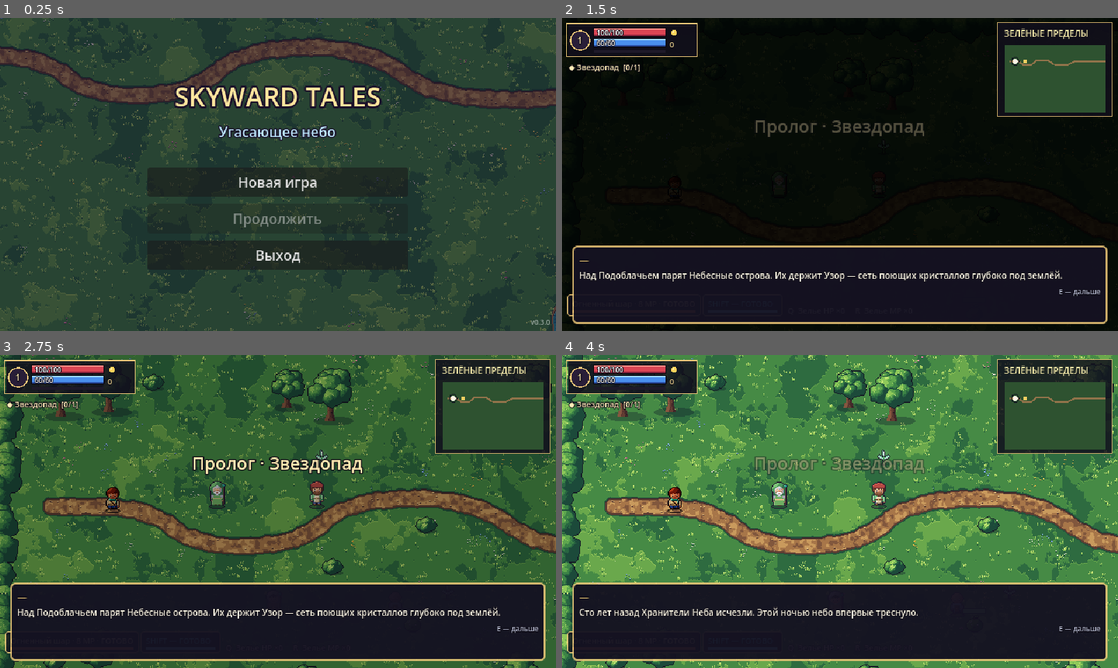
Above: before the commit, frames 1-4 (two rows, left to right).
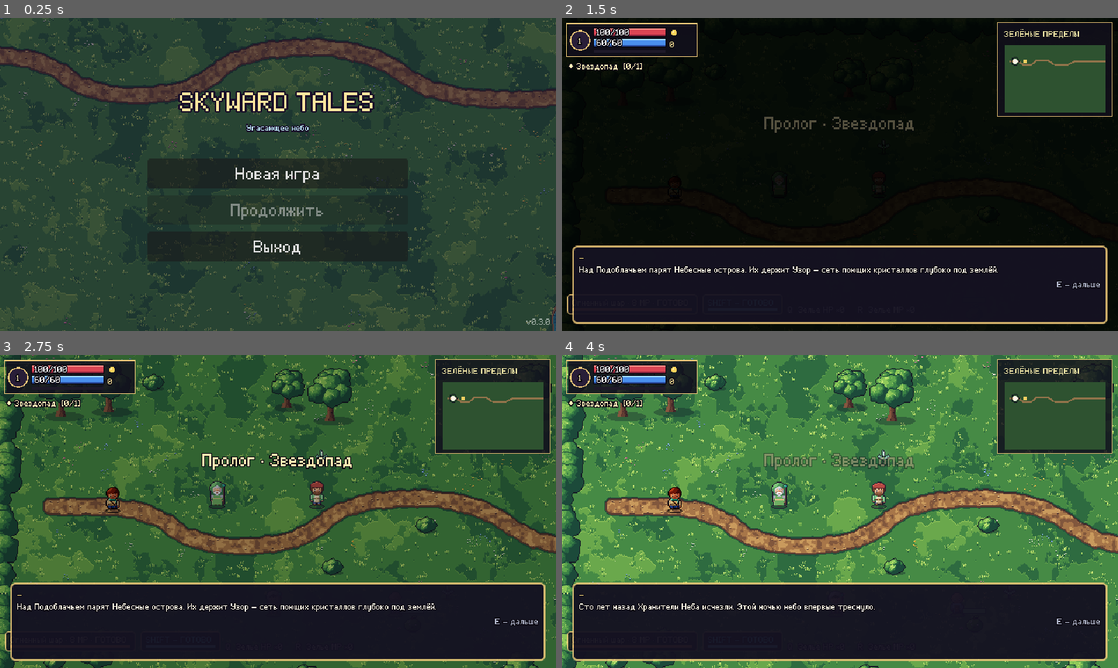
Above: after the commit, the same moments.

Repository: DoctorStrangeSH/Skyward-Tales
Game: Godot game, scene res://scenes/title_menu.tscn
The game is run twice, just before and just after one commit, with the same random seed, the same clock (stepped at 60 frames per second) and the same inputs.
Inputs (mouse positions are in pixels of both pictures, inside the frame that each line leads up to):
- Up to frame 1 (0.25 s): no input
- Up to frame 2 (1.5 s): click "Новая игра" at 0.5 s; click "Начать приключение" at 1.25 s
- Up to frame 3 (2.75 s): tap Enter at 2 s; move the mouse to (400, 495) at 2.02 s; press the mouse at (400, 495) at 2.03 s; hold D (move_right) from 2.03 s (still down)
- Up to frame 4 (4 s): move the mouse to (728, 527) at 2.77 s; release D (move_right) at 2.78 s; release the mouse at (728, 527) at 2.78 s; hold S (move_down) 2.78-3.53 s; tap E (interact) at 2.85 s; move the mouse to (895, 442) at 3.52 s; hold D (move_right) from 3.53 s (still down); tap M at 3.6 s

The runs differ from the first frame. In frame 1, 7.2% of the frame differs, in the area x 26-99%, y 21-98%; in frame 2, 2.8%; in frame 3, 3.4%; in frame 4, 2.9%.

Commit message:
feat: own pixel font "Skyward Pixel" for the whole UI
- tools/art/font.py builds a Latin + Cyrillic TrueType pixel font
  (176 glyphs, 9-pixel grid) into assets/fonts/skyward_pixel.ttf
- Project theme uses it; antialiasing, hinting and subpixel off
- UiFont.px() snaps every font size to 9/18/27 so pixels stay crisp;
  UiFont.font() for custom draw code
- Larger title menu buttons

Co-Authored-By: Claude Opus 5.5 <noreply@anthropic.com>
Claude-Session: https://claude.ai/code/session_01MWkFZACZUurbmFYoYvVtgm

Diff:
--- /dev/null
+++ b/assets/ui_theme.tres
@@ -0,0 +1,7 @@
+[gd_resource type="Theme" load_steps=2 format=3]
+
+[ext_resource type="FontFile" path="res://assets/fonts/skyward_pixel.ttf" id="1_font"]
+
+[resource]
+default_font = ExtResource("1_font")
+default_font_size = 9
--- a/project.godot
+++ b/project.godot
@@ -13,6 +13,10 @@
 window/size/window_width_override=1280
 window/size/window_height_override=720
 window/stretch/mode="viewport"
+
+[gui]
+
+theme/custom="res://assets/ui_theme.tres"
 
 [input]
 move_left={
--- a/scripts/bestiary_panel.gd
+++ b/scripts/bestiary_panel.gd
@@ -41,7 +41,7 @@
 func _label(value: String, font_size: int, color: Color) -> Label:
 	var result := Label.new()
 	result.text = value
-	result.add_theme_font_size_override("font_size", font_size)
+	result.add_theme_font_size_override("font_size", UiFont.px(font_size))
 	result.add_theme_color_override("font_color", color)
 	result.mouse_filter = Control.MOUSE_FILTER_IGNORE
 	return result
--- a/scripts/defeat_panel.gd
+++ b/scripts/defeat_panel.gd
@@ -41,7 +41,7 @@
 func _label(value: String, font_size: int, color: Color) -> Label:
 	var label := Label.new()
 	label.text = value
-	label.add_theme_font_size_override("font_size", font_size)
+	label.add_theme_font_size_override("font_size", UiFont.px(font_size))
 	label.add_theme_color_override("font_color", color)
 	label.mouse_filter = Control.MOUSE_FILTER_IGNORE
 	return label
--- a/scripts/enemy_combat_feedback.gd
+++ b/scripts/enemy_combat_feedback.gd
@@ -81,10 +81,10 @@
 		draw_line(telegraph_direction * 8.0, tip, Color(1.0, 0.25, 0.2, pulse), 4.0)
 		draw_colored_polygon(PackedVector2Array([tip + telegraph_direction * 6.0, tip + side * 5.0, tip - side * 5.0]), Color(1.0, 0.3, 0.2, pulse + 0.2))
 	if not elite_name.is_empty():
-		var font := ThemeDB.fallback_font
-		var width := font.get_string_size(elite_name, HORIZONTAL_ALIGNMENT_LEFT, -1, 8).x
-		draw_string_outline(font, Vector2(-width / 2.0, bar_y - 3), elite_name, HORIZONTAL_ALIGNMENT_LEFT, -1, 8, 3, Color(0.05, 0.04, 0.08))
-		draw_string(font, Vector2(-width / 2.0, bar_y - 3), elite_name, HORIZONTAL_ALIGNMENT_LEFT, -1, 8, elite_color)
+		var font := UiFont.font()
+		var width := font.get_string_size(elite_name, HORIZONTAL_ALIGNMENT_LEFT, -1, UiFont.px(8)).x
+		draw_string_outline(font, Vector2(-width / 2.0, bar_y - 3), elite_name, HORIZONTAL_ALIGNMENT_LEFT, -1, UiFont.px(8), 3, Color(0.05, 0.04, 0.08))
+		draw_string(font, Vector2(-width / 2.0, bar_y - 3), elite_name, HORIZONTAL_ALIGNMENT_LEFT, -1, UiFont.px(8), elite_color)
 	var width: float = 34.0 if elite else 25.0
 	var left: float = -width / 2.0
 	draw_rect(Rect2(left - 1, bar_y - 1, width + 2, 7), Color(0.06, 0.08, 0.12))
@@ -96,9 +96,9 @@
 	if chilled:
 		draw_arc(Vector2.ZERO, 11.0, 0.0, TAU, 20, Color(0.42, 0.85, 1.0, 0.9), 2.0)
 	if reaction_time > 0.0:
-		draw_string(ThemeDB.fallback_font, Vector2(-22, bar_y - 15.0 - (0.8 - reaction_time) * 15.0), reaction_name, HORIZONTAL_ALIGNMENT_LEFT, -1, 10, Color(0.92, 0.98, 1.0, reaction_time / 0.8))
+		draw_string(UiFont.font(), Vector2(-22, bar_y - 15.0 - (0.8 - reaction_time) * 15.0), reaction_name, HORIZONTAL_ALIGNMENT_LEFT, -1, UiFont.px(10), Color(0.92, 0.98, 1.0, reaction_time / 0.8))
 	if warning:
 		draw_arc(Vector2(0, -1), 13.0 if elite else 10.0, 0.0, TAU, 18, Color(1.0, 0.28, 0.21, 0.9), 2.0)
 	if damage_timer > 0.0:
 		var drift: float = (0.72 - damage_timer) * 20.0
-		draw_string(ThemeDB.fallback_font, Vector2(-6, bar_y - 6.0 - drift), str(damage_amount), HORIZONTAL_ALIGNMENT_LEFT, -1, 12, Color(1.0, 0.92, 0.73, damage_timer / 0.72))
+		draw_string(UiFont.font(), Vector2(-6, bar_y - 6.0 - drift), str(damage_amount), HORIZONTAL_ALIGNMENT_LEFT, -1, UiFont.px(12), Color(1.0, 0.92, 0.73, damage_timer / 0.72))
--- a/scripts/equipment_comparison_panel.gd
+++ b/scripts/equipment_comparison_panel.gd
@@ -37,7 +37,7 @@
 func _label(value: String, font_size: int, color: Color) -> Label:
 	var result := Label.new()
 	result.text = value
-	result.add_theme_font_size_override("font_size", font_size)
+	result.add_theme_font_size_override("font_size", UiFont.px(font_size))
 	result.add_theme_color_override("font_color", color)
 	result.mouse_filter = Control.MOUSE_FILTER_IGNORE
 	return result
--- a/scripts/hero_creation_panel.gd
+++ b/scripts/hero_creation_panel.gd
@@ -28,7 +28,7 @@
 	var title := Label.new()
 	title.text = "Кто отправится в путь?"
 	title.horizontal_alignment = HORIZONTAL_ALIGNMENT_CENTER
-	title.add_theme_font_size_override("font_size", 14)
+	title.add_theme_font_size_override("font_size", UiFont.px(14))
 	title.add_theme_color_override("font_color", Color(1.0, 0.88, 0.6))
 	box.add_child(title)
 	preview = TextureRect.new()
--- a/scripts/hud.gd
+++ b/scripts/hud.gd
@@ -531,7 +531,7 @@
 func show_title_card(text: String, duration: float = 3.0) -> void:
 	var card := Label.new()
 	card.text = text
-	card.add_theme_font_size_override("font_size", 20)
+	card.add_theme_font_size_override("font_size", UiFont.px(20))
 	card.add_theme_color_override("font_color", Color(1.0, 0.92, 0.7))
 	card.add_theme_color_override("font_outline_color", Color(0.05, 0.04, 0.08))
 	card.add_theme_constant_override("outline_size", 5)
@@ -591,7 +591,7 @@
 		button.text = "▸ " + choice_label
 		button.alignment = HORIZONTAL_ALIGNMENT_LEFT
 		button.custom_minimum_size = Vector2(0, 15)
-		button.add_theme_font_size_override("font_size", 9)
+		button.add_theme_font_size_override("font_size", UiFont.px(9))
 		_style_choice(button)
 		button.pressed.connect(_on_dialogue_choice_pressed.bind(choice_id))
 		dialogue_choices_container.add_child(button)
@@ -651,7 +651,7 @@
 func _make_label(text_value: String, font_size: int, color: Color) -> Label:
 	var label := Label.new()
 	label.text = text_value
-	label.add_theme_font_size_override("font_size", font_size)
+	label.add_theme_font_size_override("font_size", UiFont.px(font_size))
 	label.add_theme_color_override("font_color", color)
 	label.add_theme_color_override("font_outline_color", Color(0.05, 0.04, 0.08))
 	label.add_theme_constant_override("outline_size", 3)
--- a/scripts/hud_vitals.gd
+++ b/scripts/hud_vitals.gd
@@ -37,7 +37,7 @@
 	queue_redraw()
 
 func _draw() -> void:
-	var font := ThemeDB.fallback_font
+	var font := UiFont.font()
 	# Frame with a pixel bevel.
 	draw_rect(Rect2(1, 1, 148, 38), FRAME)
 	draw_rect(Rect2(0, 1, 150, 38), BORDER, false, 1.0)
@@ -46,9 +46,9 @@
 	draw_circle(Vector2(15, 20), 11.0, Color(0.16, 0.12, 0.22))
 	draw_arc(Vector2(15, 20), 11.0, 0.0, TAU, 24, BORDER, 1.5)
 	var level_text := str(level)
-	var text_w := font.get_string_size(level_text, HORIZONTAL_ALIGNMENT_LEFT, -1, 11).x
-	draw_string_outline(font, Vector2(15 - text_w / 2.0, 24), level_text, HORIZONTAL_ALIGNMENT_LEFT, -1, 11, 3, Color(0.05, 0.04, 0.08))
-	draw_string(font, Vector2(15 - text_w / 2.0, 24), level_text, HORIZONTAL_ALIGNMENT_LEFT, -1, 11, Color(1.0, 0.93, 0.7))
+	var text_w := font.get_string_size(level_text, HORIZONTAL_ALIGNMENT_LEFT, -1, UiFont.px(11)).x
+	draw_string_outline(font, Vector2(15 - text_w / 2.0, 24), level_text, HORIZONTAL_ALIGNMENT_LEFT, -1, UiFont.px(11), 3, Color(0.05, 0.04, 0.08))
+	draw_string(font, Vector2(15 - text_w / 2.0, 24), level_text, HORIZONTAL_ALIGNMENT_LEFT, -1, UiFont.px(11), Color(1.0, 0.93, 0.7))
 	_bar(Rect2(31, 6, 82, 9), float(health) / max_health, HP, "%d/%d" % [health, max_health])
 	_bar(Rect2(31, 18, 82, 9), float(mana) / max_mana, MP, "%d/%d" % [mana, max_mana])
 	# Experience sliver.
@@ -57,14 +57,14 @@
 	# Unspent skill points: a small star on the level badge.
 	if skill_points > 0:
 		draw_circle(Vector2(25, 31), 6.0, Color(1.0, 0.8, 0.3))
-		draw_string_outline(font, Vector2(22, 34), str(skill_points), HORIZONTAL_ALIGNMENT_LEFT, -1, 8, 2, Color(0.25, 0.15, 0.05))
-		draw_string(font, Vector2(22, 34), str(skill_points), HORIZONTAL_ALIGNMENT_LEFT, -1, 8, Color(0.2, 0.1, 0.02))
+		draw_string_outline(font, Vector2(22, 34), str(skill_points), HORIZONTAL_ALIGNMENT_LEFT, -1, UiFont.px(8), 2, Color(0.25, 0.15, 0.05))
+		draw_string(font, Vector2(22, 34), str(skill_points), HORIZONTAL_ALIGNMENT_LEFT, -1, UiFont.px(8), Color(0.2, 0.1, 0.02))
 	# Gold.
 	draw_circle(Vector2(123, 11), 3.5, Color(1.0, 0.83, 0.36))
 	draw_circle(Vector2(122, 10), 1.2, Color(1.0, 0.96, 0.75))
 	var gold_text := str(gold)
-	draw_string_outline(font, Vector2(118, 28), gold_text, HORIZONTAL_ALIGNMENT_LEFT, 30, 9, 3, Color(0.05, 0.04, 0.08))
-	draw_string(font, Vector2(118, 28), gold_text, HORIZONTAL_ALIGNMENT_LEFT, 30, 9, Color(1.0, 0.9, 0.6))
+	draw_string_outline(font, Vector2(118, 28), gold_text, HORIZONTAL_ALIGNMENT_LEFT, 30, UiFont.px(9), 3, Color(0.05, 0.04, 0.08))
+	draw_string(font, Vector2(118, 28), gold_text, HORIZONTAL_ALIGNMENT_LEFT, 30, UiFont.px(9), Color(1.0, 0.9, 0.6))
 
 func _bar(rect: Rect2, ratio: float, colors: Array, label: String) -> void:
 	ratio = clampf(ratio, 0.0, 1.0)
@@ -74,6 +74,6 @@
 	draw_rect(fill, colors[1])
 	draw_rect(Rect2(fill.position, Vector2(fill.size.x, 2)), colors[0])
 	draw_rect(Rect2(fill.position + Vector2(0, fill.size.y - 2), Vector2(fill.size.x, 2)), colors[2])
-	var font := ThemeDB.fallback_font
-	draw_string_outline(font, rect.position + Vector2(3, 8), label, HORIZONTAL_ALIGNMENT_LEFT, -1, 8, 3, Color(0.05, 0.04, 0.08))
-	draw_string(font, rect.position + Vector2(3, 8), label, HORIZONTAL_ALIGNMENT_LEFT, -1, 8, Color.WHITE)
+	var font := UiFont.font()
+	draw_string_outline(font, rect.position + Vector2(3, 8), label, HORIZONTAL_ALIGNMENT_LEFT, -1, UiFont.px(8), 3, Color(0.05, 0.04, 0.08))
+	draw_string(font, rect.position + Vector2(3, 8), label, HORIZONTAL_ALIGNMENT_LEFT, -1, UiFont.px(8), Color.WHITE)
--- a/scripts/interact_prompt.gd
+++ b/scripts/interact_prompt.gd
@@ -33,7 +33,7 @@
 	WorldArt.draw_prop(self, "props/key_e.png")
 	if verb.is_empty():
 		return
-	var font := ThemeDB.fallback_font
+	var font := UiFont.font()
 	var at := Vector2(8, -2)
-	draw_string_outline(font, at, verb, HORIZONTAL_ALIGNMENT_LEFT, -1, 8, 3, Color(0.05, 0.04, 0.08))
-	draw_string(font, at, verb, HORIZONTAL_ALIGNMENT_LEFT, -1, 8, Color(1.0, 0.96, 0.85))
+	draw_string_outline(font, at, verb, HORIZONTAL_ALIGNMENT_LEFT, -1, UiFont.px(8), 3, Color(0.05, 0.04, 0.08))
+	draw_string(font, at, verb, HORIZONTAL_ALIGNMENT_LEFT, -1, UiFont.px(8), Color(1.0, 0.96, 0.85))
--- a/scripts/inventory_item_button.gd
+++ b/scripts/inventory_item_button.gd
@@ -31,7 +31,7 @@
 	if can_equip:
 		tooltip_text += "\nНаведение: сравнить характеристики"
 	disabled = count <= 0 or not (can_equip or can_consume)
-	add_theme_font_size_override("font_size", 9)
+	add_theme_font_size_override("font_size", UiFont.px(9))
 	custom_minimum_size = Vector2(0, 18)
 	clip_text = true
 	var icon_id: String = str(definition.get("icon", item_id))
--- a/scripts/inventory_window.gd
+++ b/scripts/inventory_window.gd
@@ -34,7 +34,7 @@
 	controls.add_theme_constant_override("separation", 4)
 	contents.add_child(controls)
 	filter_button = OptionButton.new()
-	filter_button.add_theme_font_size_override("font_size", 9)
+	filter_button.add_theme_font_size_override("font_size", UiFont.px(9))
 	filter_button.custom_minimum_size = Vector2(118, 18)
 	filter_button.size_flags_horizontal = Control.SIZE_EXPAND_FILL
 	filter_button.add_item("Все предметы", 0)
@@ -44,7 +44,7 @@
 	filter_button.item_selected.connect(func(index: int) -> void: filter_selected.emit(index))
 	controls.add_child(filter_button)
 	sort_button = OptionButton.new()
-	sort_button.add_theme_font_size_override("font_size", 9)
+	sort_button.add_theme_font_size_override("font_size", UiFont.px(9))
 	sort_button.custom_minimum_size = Vector2(118, 18)
 	sort_button.size_flags_horizontal = Control.SIZE_EXPAND_FILL
 	sort_button.add_item("Порядок", 0)
@@ -65,7 +65,7 @@
 func _label(value: String, font_size: int, color: Color) -> Label:
 	var result := Label.new()
 	result.text = value
-	result.add_theme_font_size_override("font_size", font_size)
+	result.add_theme_font_size_override("font_size", UiFont.px(font_size))
 	result.add_theme_color_override("font_color", color)
 	result.mouse_filter = Control.MOUSE_FILTER_IGNORE
 	return result
@@ -86,7 +86,7 @@
 		var slot_button := Button.new()
 		slot_button.text = "%s: %s" % [slots[slot], player.get_item_name(equipped_item) if not equipped_item.is_empty() else "Пусто"]
 		slot_button.disabled = equipped_item.is_empty()
-		slot_button.add_theme_font_size_override("font_size", 9)
+		slot_button.add_theme_font_size_override("font_size", UiFont.px(9))
 		slot_button.custom_minimum_size = Vector2(0, 16)
 		slot_button.alignment = HORIZONTAL_ALIGNMENT_LEFT
 		slot_button.pressed.connect(func() -> void: unequip_requested.emit(slot))
--- a/scripts/pause_menu_panel.gd
+++ b/scripts/pause_menu_panel.gd
@@ -90,7 +90,7 @@
 func _toggle(parent: VBoxContainer, title: String, key: String) -> CheckButton:
 	var toggle := CheckButton.new()
 	toggle.text = title
-	toggle.add_theme_font_size_override("font_size", 10)
+	toggle.add_theme_font_size_override("font_size", UiFont.px(10))
 	toggle.button_pressed = GameSettings.get_bool(key)
 	toggle.toggled.connect(func(on: bool) -> void: GameSettings.set_bool(key, on))
 	parent.add_child(toggle)
@@ -117,7 +117,7 @@
 func _label(text: String, size: int, color: Color) -> Label:
 	var label := Label.new()
 	label.text = text
-	label.add_theme_font_size_override("font_size", size)
+	label.add_theme_font_size_override("font_size", UiFont.px(size))
 	label.add_theme_color_override("font_color", color)
 	label.mouse_filter = Control.MOUSE_FILTER_IGNORE
 	return label
@@ -125,7 +125,7 @@
 func _button(parent: VBoxContainer, title: String, callback: Callable) -> void:
 	var button := Button.new()
 	button.text = title
-	button.add_theme_font_size_override("font_size", 10)
+	button.add_theme_font_size_override("font_size", UiFont.px(10))
 	button.mouse_filter = Control.MOUSE_FILTER_STOP
 	button.pressed.connect(callback)
 	parent.add_child(button)
--- a/scripts/quest_journal_panel.gd
+++ b/scripts/quest_journal_panel.gd
@@ -99,7 +99,7 @@
 func _label(value: String, font_size: int, color: Color) -> Label:
 	var result := Label.new()
 	result.text = value
-	result.add_theme_font_size_override("font_size", font_size)
+	result.add_theme_font_size_override("font_size", UiFont.px(font_size))
 	result.add_theme_color_override("font_color", color)
 	result.mouse_filter = Control.MOUSE_FILTER_IGNORE
 	return result
--- a/scripts/skill_tree_panel.gd
+++ b/scripts/skill_tree_panel.gd
@@ -66,7 +66,7 @@
 	var button := Button.new()
 	button.text = "%s%s  %d/%d" % ["✦ " if seal else "", str(definition.get("name", skill_id)), rank, max_rank]
 	button.alignment = HORIZONTAL_ALIGNMENT_LEFT
-	button.add_theme_font_size_override("font_size", 9)
+	button.add_theme_font_size_override("font_size", UiFont.px(9))
 	button.custom_minimum_size = Vector2(142, 22)
 	var reason := SkillTree.block_reason(player, skill_id)
 	var style := StyleBoxFlat.new()
@@ -97,7 +97,7 @@
 func _label(text: String, size: int, color: Color) -> Label:
 	var label := Label.new()
 	label.text = text
-	label.add_theme_font_size_override("font_size", size)
+	label.add_theme_font_size_override("font_size", UiFont.px(size))
 	label.add_theme_color_override("font_color", color)
 	label.mouse_filter = Control.MOUSE_FILTER_IGNORE
 	return label
--- a/scripts/talent_choice_panel.gd
+++ b/scripts/talent_choice_panel.gd
@@ -32,7 +32,7 @@
 func _label(value: String, font_size: int, color: Color) -> Label:
 	var label := Label.new()
 	label.text = value
-	label.add_theme_font_size_override("font_size", font_size)
+	label.add_theme_font_size_override("font_size", UiFont.px(font_size))
 	label.add_theme_color_override("font_color", color)
 	label.mouse_filter = Control.MOUSE_FILTER_IGNORE
 	return label
--- a/scripts/title_menu.gd
+++ b/scripts/title_menu.gd
@@ -18,7 +18,7 @@
 	add_child(center)
 	var version := Label.new()
 	version.text = "v" + str(ProjectSettings.get_setting("application/config/version", "dev"))
-	version.add_theme_font_size_override("font_size", 8)
+	version.add_theme_font_size_override("font_size", UiFont.px(8))
 	version.modulate = Color(1, 1, 1, 0.55)
 	version.set_anchors_and_offsets_preset(Control.PRESET_BOTTOM_RIGHT)
 	version.offset_left = -60
@@ -34,7 +34,7 @@
 	var heading := Label.new()
 	heading.text = "SKYWARD TALES"
 	heading.horizontal_alignment = HORIZONTAL_ALIGNMENT_CENTER
-	heading.add_theme_font_size_override("font_size", 30)
+	heading.add_theme_font_size_override("font_size", UiFont.px(30))
 	heading.add_theme_color_override("font_color", Color(1.0, 0.9, 0.62))
 	heading.add_theme_color_override("font_outline_color", Color(0.1, 0.06, 0.16))
 	heading.add_theme_constant_override("outline_size", 8)
@@ -87,6 +87,7 @@
 	var button := Button.new()
 	button.text = label
 	button.custom_minimum_size = Vector2(260, 34)
+	button.add_theme_font_size_override("font_size", UiFont.px(18))
 	button.pressed.connect(callback)
 	parent.add_child(button)
 	return button
--- a/scripts/toast_stack.gd
+++ b/scripts/toast_stack.gd
@@ -46,7 +46,7 @@
 	var label := Label.new()
 	label.text = text
 	label.mouse_filter = Control.MOUSE_FILTER_IGNORE
-	label.add_theme_font_size_override("font_size", 9)
+	label.add_theme_font_size_override("font_size", UiFont.px(9))
 	label.add_theme_color_override("font_color", colors[2])
 	label.horizontal_alignment = HORIZONTAL_ALIGNMENT_CENTER
 	# Short messages size to their text; long ones wrap at a fixed width.
--- /dev/null
+++ b/scripts/ui_font.gd
@@ -0,0 +1,22 @@
+extends RefCounted
+class_name UiFont
+
+## The pixel font (assets/fonts/skyward_pixel.ttf, built by tools/art/font.py)
+## is drawn on a 9-pixel grid: only sizes 9, 18 and 27 stay crisp. Every font
+## size in the UI goes through px() so old sizes snap onto that grid.
+
+const BASE := 9
+
+static func px(size: int) -> int:
+	if size <= 12:
+		return BASE
+	if size <= 23:
+		return BASE * 2
+	return BASE * 3
+
+## The project theme's font, for custom _draw() code in any CanvasItem.
+static func font() -> Font:
+	var theme := ThemeDB.get_project_theme()
+	if theme != null and theme.default_font != null:
+		return theme.default_font
+	return ThemeDB.fallback_font
--- a/scripts/world_map_panel.gd
+++ b/scripts/world_map_panel.gd
@@ -32,7 +32,7 @@
 func _label(value: String, font_size: int, color: Color) -> Label:
 	var label := Label.new()
 	label.text = value
-	label.add_theme_font_size_override("font_size", font_size)
+	label.add_theme_font_size_override("font_size", UiFont.px(font_size))
 	label.add_theme_color_override("font_color", color)
 	label.mouse_filter = Control.MOUSE_FILTER_IGNORE
 	return label
--- a/scripts/world_minimap.gd
+++ b/scripts/world_minimap.gd
@@ -27,7 +27,7 @@
 	draw_rect(Rect2(Vector2.ZERO, Vector2(132, 108)), Color(0.07, 0.06, 0.11, 0.84))
 	draw_rect(Rect2(Vector2(0, 0), Vector2(132, 108)), Color(0.93, 0.78, 0.47, 0.85), false, 1.0)
 	var name: String = RegionCatalog.display_name(region_id).to_upper()
-	draw_string(ThemeDB.fallback_font, Vector2(7, 16), name, HORIZONTAL_ALIGNMENT_LEFT, 126, 10, Color(0.92, 0.88, 0.64))
+	draw_string(UiFont.font(), Vector2(7, 16), name, HORIZONTAL_ALIGNMENT_LEFT, 126, UiFont.px(10), Color(0.92, 0.88, 0.64))
 	draw_rect(Rect2(Vector2(8, 25), MAP_SIZE), RegionCatalog.map_color(region_id))
 	# Trails come straight from the region's terrain data.
 	for trail in RegionCatalog.terrain(region_id).get("trails", []):
Binary file added: assets/fonts/skyward_pixel.ttf
Not shown, added: assets/fonts/skyward_pixel.ttf.import
Not shown, added: assets/icon.png.import
Not shown, added: scripts/ui_font.gd.uid
Not shown, changed: docs/AI_HANDOFF.md
Not shown, changed: docs/ROADMAP.md
